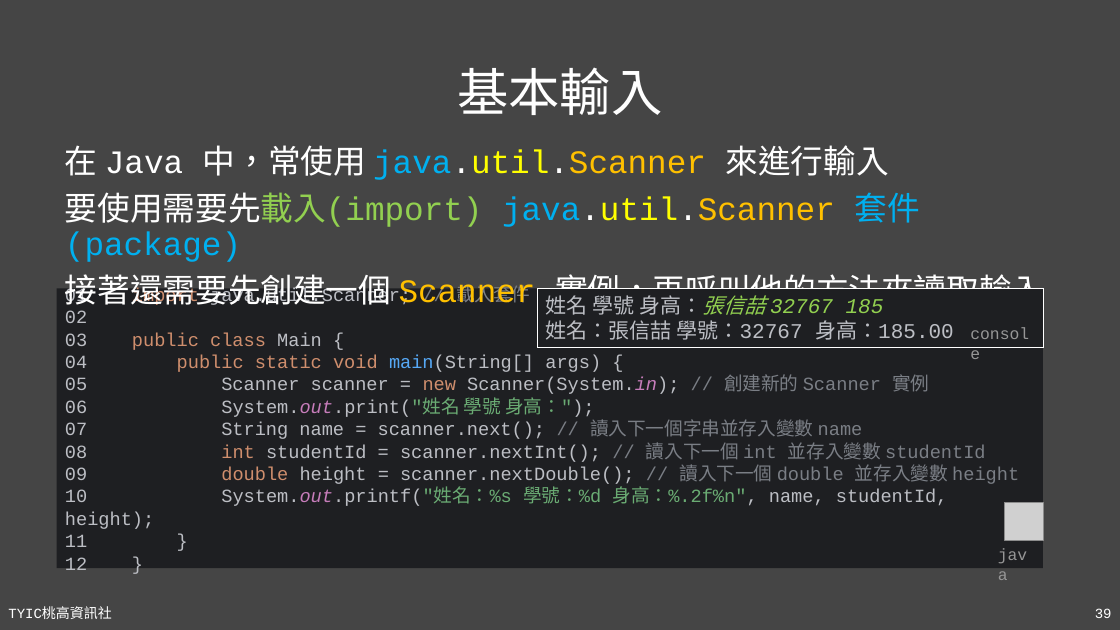
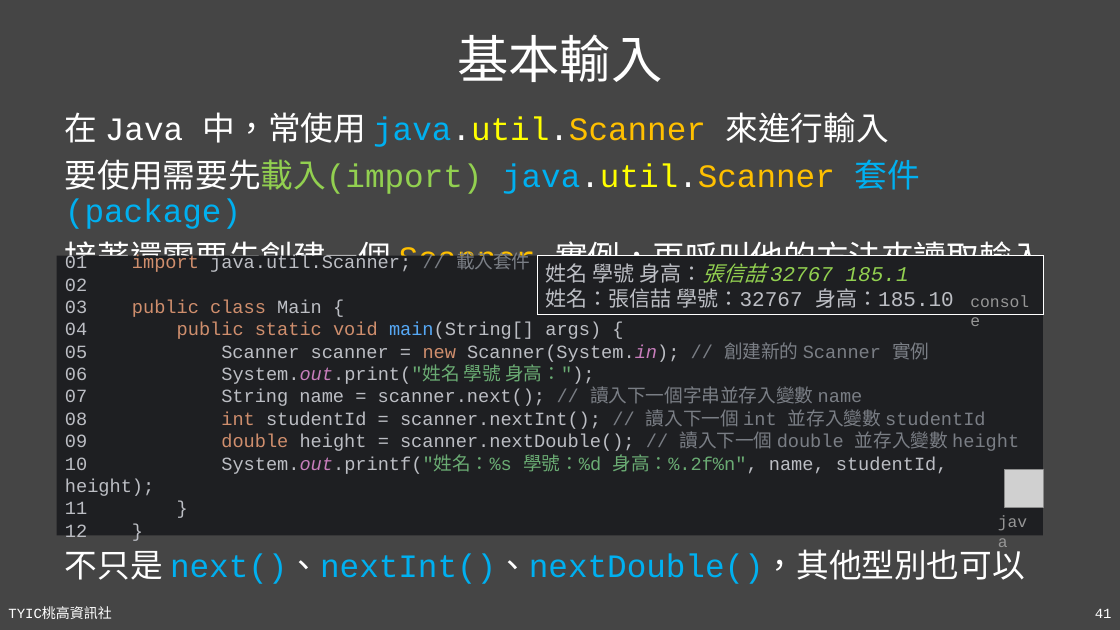
Before and after one commit to TYSHIC/slides, a slide deck: slide 41 of powerpoint/04_初探Java.pptx (slide 39 before the commit). Drawn at 1120x630 pixels with LibreOffice and Linux fonts; fonts in the diff are those of the drawing; grey boxes stand for pictures. Boxes give left, top, right and bottom in pixels: in the first picture for what was removed or moved away, otherwise in the second. Text is boxed around its words. In the diff, an @@ line names an element or a change of style, - is before the commit and + after.

```diff
--- a/powerpoint/04_初探Java.pptx
+++ b/powerpoint/04_初探Java.pptx
@@ 2 rectangles, 2 texts, 1 title: place and size @@
-2 rectangles, 2 texts, 1 title at [56, 67, 1044, 569]
+2 rectangles, 2 texts, 1 title at [56, 34, 1044, 536]
@@ text in rectangle at [546, 263, 954, 308]: text changed @@
-姓名 學號 身高：張信喆 32767 185
-姓名：張信喆 學號：32767 身高：185.00
+姓名 學號 身高：張信喆 32767 185.1
+姓名：張信喆 學號：32767 身高：185.10
@@ text "console": place and size @@
-text "console" at [962, 319, 1043, 348]
+text "console" at [962, 287, 1043, 315]
@@ picture: place and size @@
-picture at [1005, 502, 1044, 540]
+picture at [1005, 470, 1044, 507]
@@ text added at [65, 551, 1025, 584], 28 pt, text #00B0F0 @@
+不只是 next()、nextInt()、nextDouble()，其他型別也可以
@@ page number at [1095, 609, 1112, 618]: text changed @@
-39
+41
```
Also in this commit, not shown: 3 other slides changed, 3 slides added, 1 other file.
